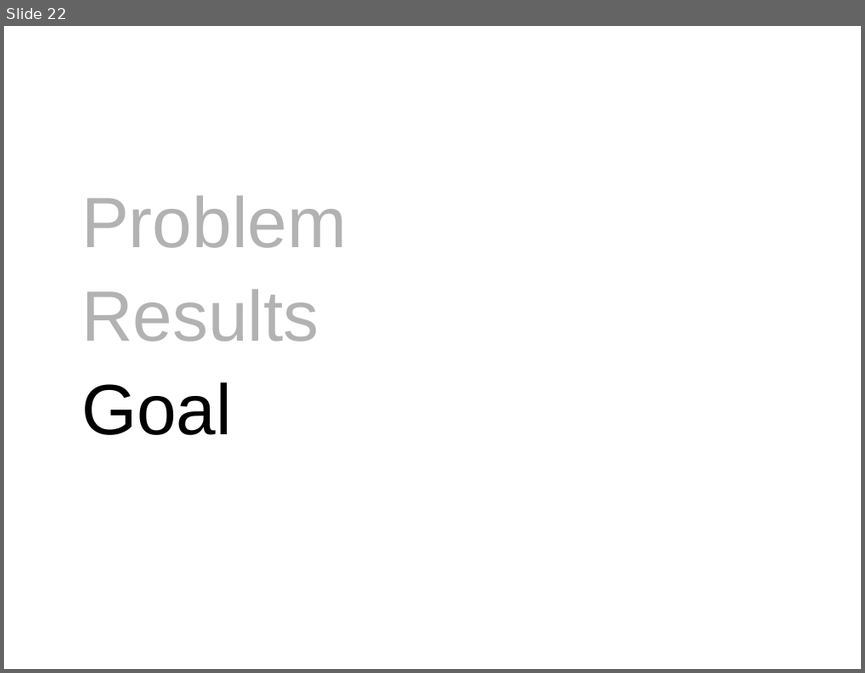
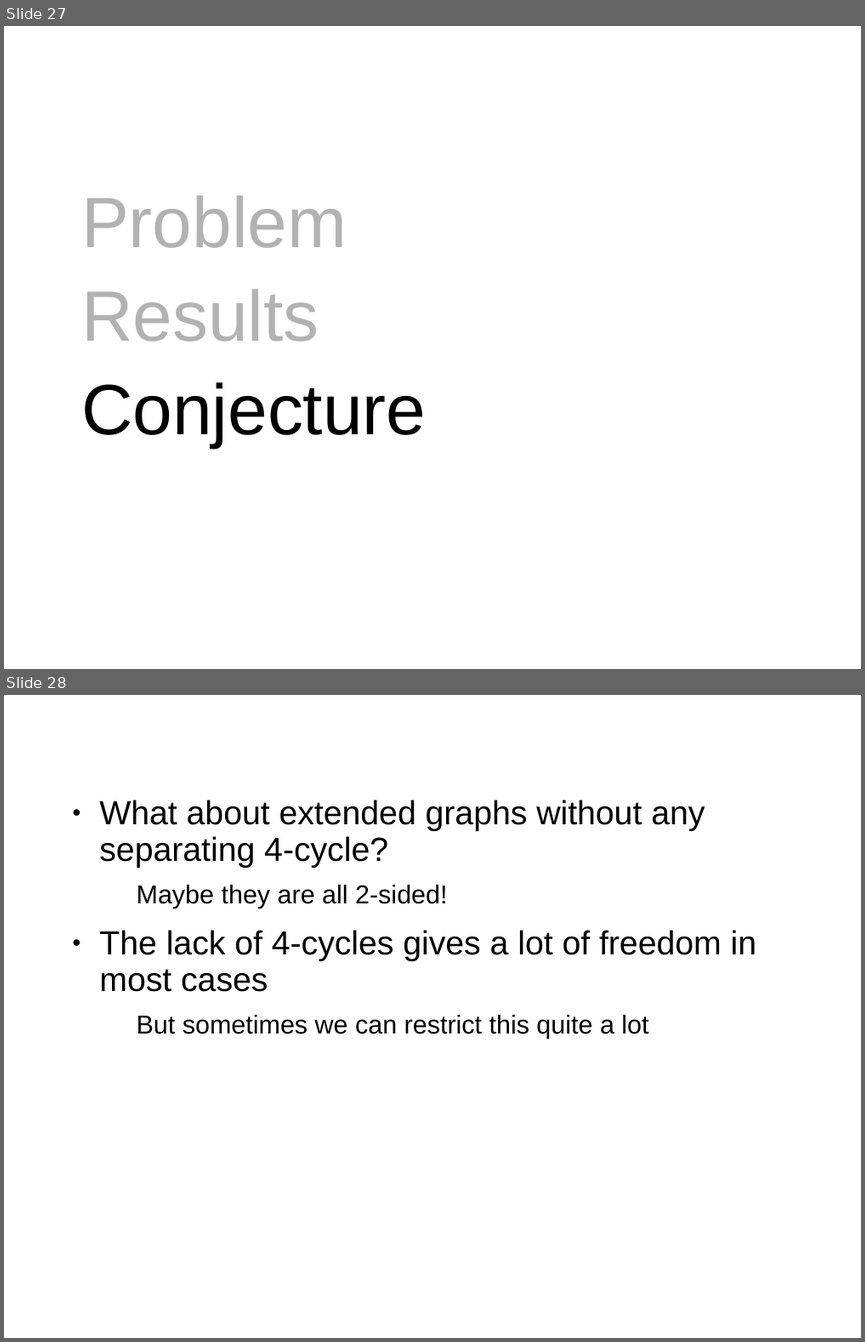
Before and after one commit to SanderBeekhuis/area-universal-duals, a slide deck: midtermtalk/talk.odp. Shown one above the other, each under a label of ours: slide 22 before the commit, slides 27 and 28 after it. The pictures are 865x673 and 865x1342 pixels, drawn with LibreOffice and Linux fonts; fonts in the diff are those of the drawing; background and template pictures are left out. Boxes give left, top, right and bottom in pixels: in the first picture for what was removed or moved away, otherwise in the second. Text is boxed around its words. In the diff, an @@ line names an element or a change of style, - is before the commit and + after.

```diff
--- a/midtermtalk/talk.odp
+++ b/midtermtalk/talk.odp
@@ slide 28 added at (x1=4, y1=695, x2=861, y2=1338), background #FFFFFF @@
@@ title added at (x1=81, y1=701, x2=758, y2=766), 44 pt, text #FFFFFF @@
+Conjecture
@@ text added at (x1=99, y1=800, x2=757, y2=1038), 30.9 pt, text #000000 @@
+● What about extended graphs without any separating 4-cycle?
+  Maybe they are all 2-sided!
+● The lack of 4-cycles gives a lot of freedom in most cases
+  But sometimes we can restrict this quite a lot
@@ what was slide 22 is now slide 27 @@
@@ slide 27 changed as well @@
@@ text at (x1=81, y1=382, x2=426, y2=447): text changed @@
-Goal
+Conjecture
```
Also in this commit, not shown: 15 other slides changed, 12 other slides added, 6 slides removed, 36 other files.
